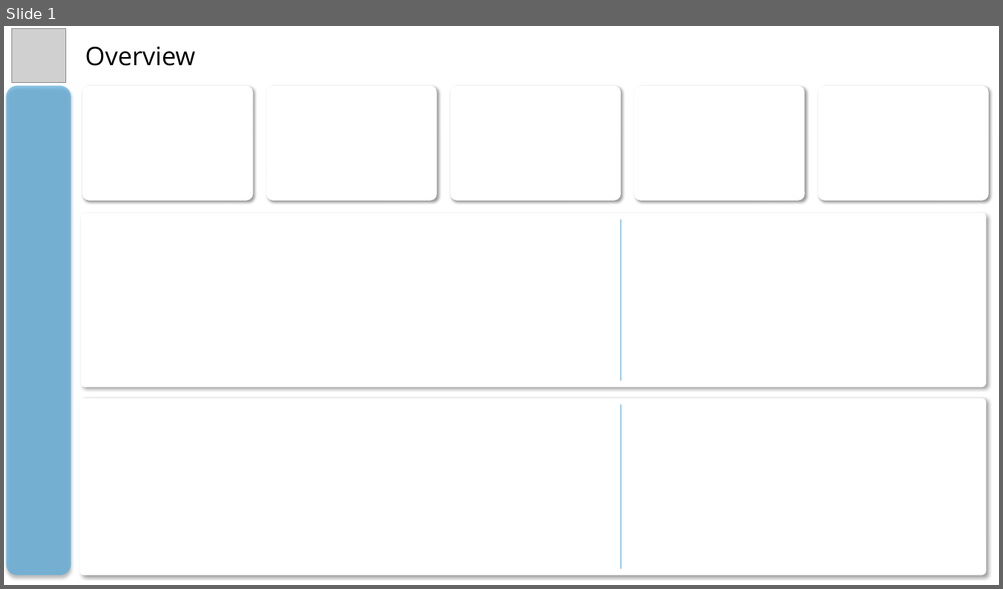
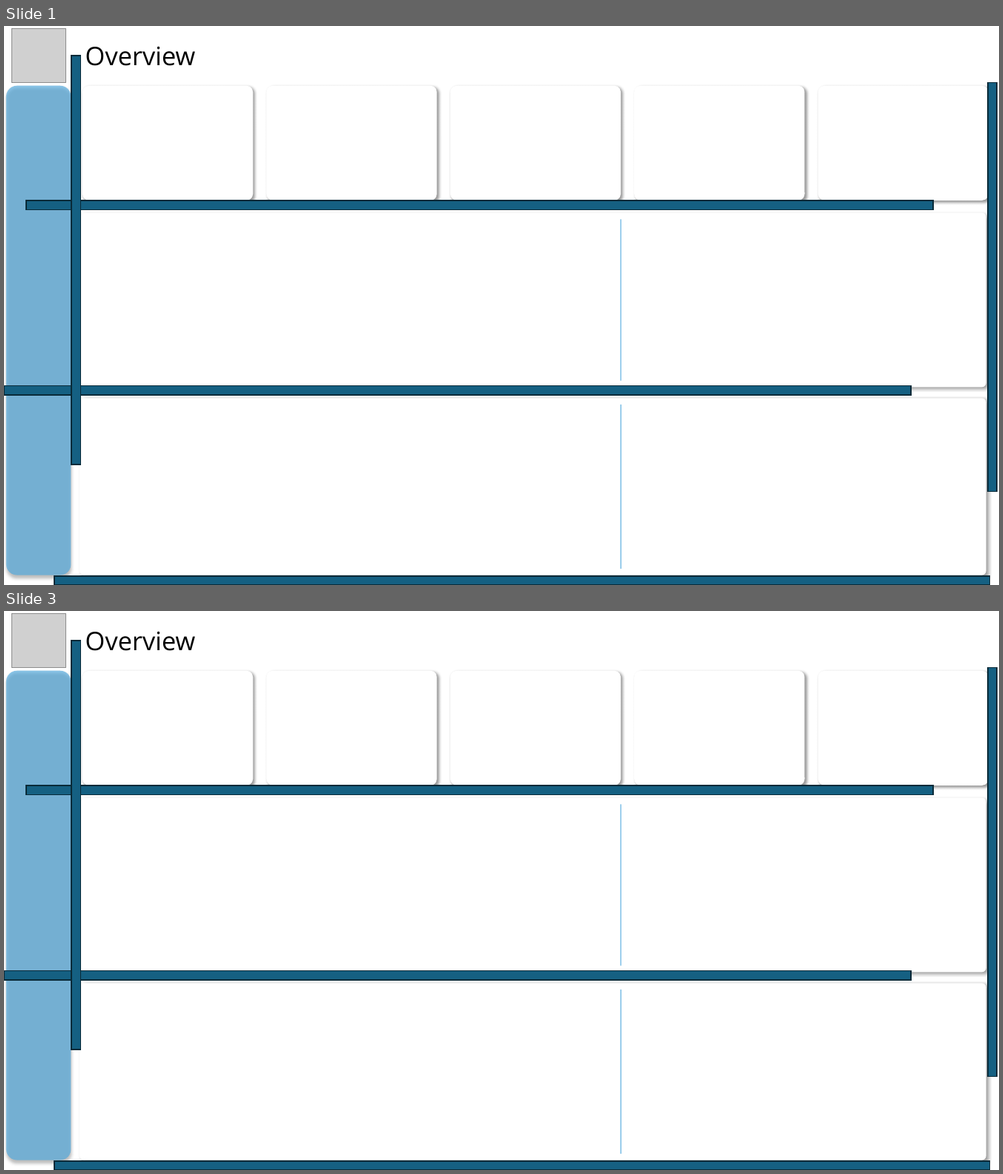
Before and after one commit to MohammadGhanaym/Sales-Logistics-Analytics-DWH, a slide deck: Dashboard Background Design/Dashboard Background Design.pptx. Shown one above the other, each under a label of ours: slide 1 before the commit, slides 1 and 3 after it; the slides between them are not shown. The pictures are 1003x589 and 1003x1174 pixels, drawn with LibreOffice and Linux fonts; fonts in the diff are those of the drawing; grey boxes stand for pictures. Boxes give left, top, right and bottom in pixels: in the first picture for what was removed or moved away, otherwise in the second. Text is boxed around its words. In the diff, an @@ line names an element or a change of style, - is before the commit and + after.

```diff
--- a/Dashboard Background Design/Dashboard Background Design.pptx
+++ b/Dashboard Background Design/Dashboard Background Design.pptx
@@ slide 3 added at box(4, 611, 999, 1170), background #FFFFFF @@
@@ picture added at box(11, 614, 65, 668) @@
@@ line added from (85, 613) to (85, 653), #FFFFFF 3.75 pt @@
@@ text added at box(85, 631, 196, 651), 32 pt, text #000000 @@
+Overview
@@ text added at box(101, 631, 197, 647), 28 pt, text #FFFFFF @@
+Overview
@@ rounded rectangle added at box(71, 641, 81, 1050), fill #156082, outline #092A39 1.5 pt @@
@@ rounded rectangle added at box(6, 671, 71, 1161), fill #4EA8DE at 65% opacity @@
@@ rounded rectangle added at box(82, 671, 253, 786), fill #FFFFFF @@
@@ rounded rectangle added at box(266, 671, 437, 786), fill #FFFFFF @@
@@ rounded rectangle added at box(450, 671, 620, 786), fill #FFFFFF @@
@@ rounded rectangle added at box(634, 671, 805, 786), fill #FFFFFF @@
@@ rounded rectangle added at box(818, 671, 988, 786), fill #FFFFFF @@
@@ rounded rectangle added at box(987, 668, 996, 1077), fill #156082, outline #092A39 1.5 pt @@
@@ rounded rectangle added at box(26, 786, 933, 795), fill #156082, outline #092A39 1.5 pt @@
@@ rounded rectangle added at box(81, 798, 986, 973), fill #FFFFFF @@
@@ line added from (620, 804) to (620, 966), #4EA8DE 1.5 pt @@
@@ rounded rectangle added at box(4, 971, 910, 980), fill #156082, outline #092A39 1.5 pt @@
@@ rounded rectangle added at box(79, 983, 986, 1161), fill #FFFFFF @@
@@ line added from (621, 990) to (621, 1154), #4EA8DE 1.5 pt @@
@@ rounded rectangle added at box(54, 1162, 990, 1170), fill #156082, outline #092A39 1.5 pt @@
@@ slide 1 changed as well @@
@@ rounded rectangle added at box(71, 56, 81, 465), fill #156082, outline #092A39 1.5 pt @@
@@ rounded rectangle added at box(987, 83, 996, 492), fill #156082, outline #092A39 1.5 pt @@
@@ rounded rectangle added at box(26, 201, 933, 210), fill #156082, outline #092A39 1.5 pt @@
@@ rounded rectangle added at box(4, 386, 910, 395), fill #156082, outline #092A39 1.5 pt @@
@@ rounded rectangle added at box(54, 577, 990, 585), fill #156082, outline #092A39 1.5 pt @@
```
Also in this commit, not shown: 1 other slide changed, 1 other slide added, 9 other files.
